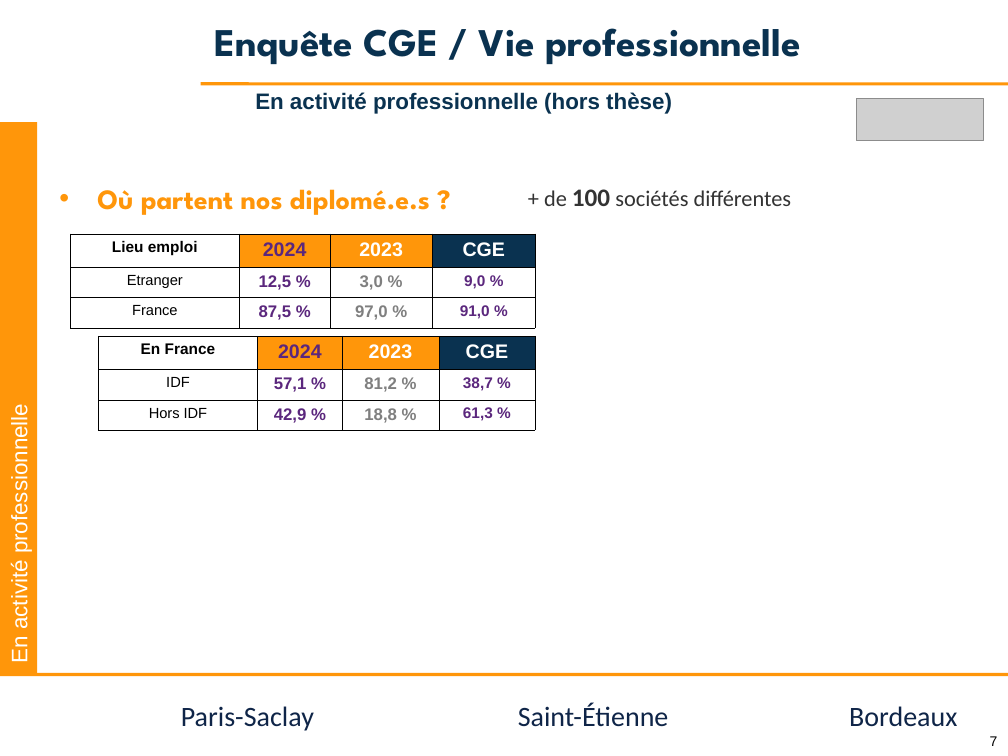
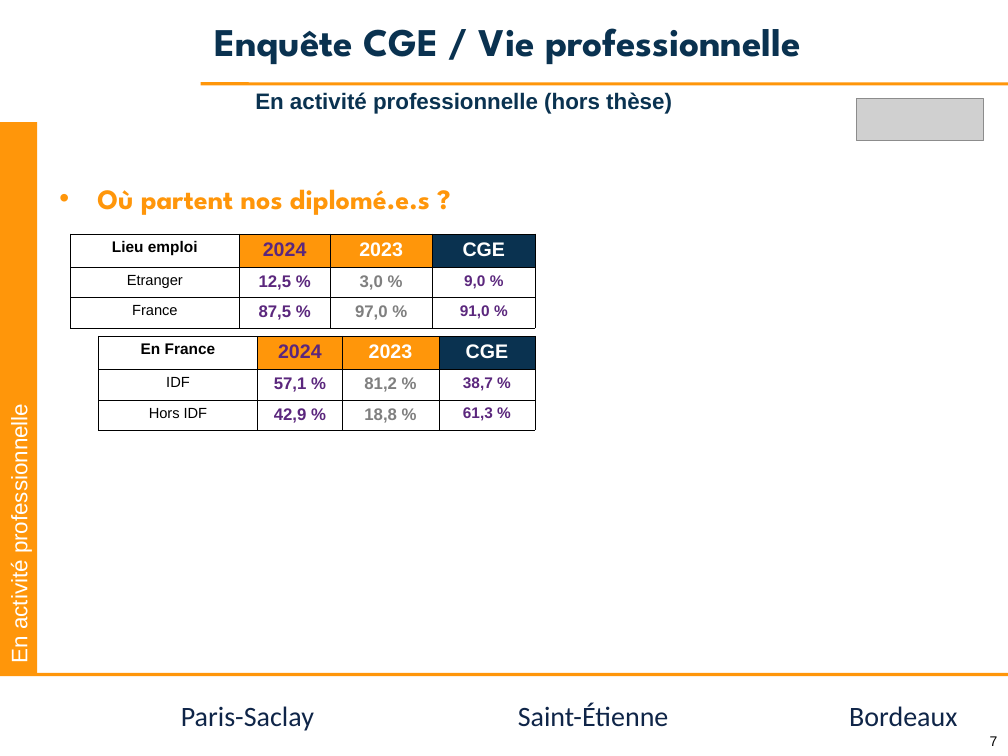
Before and after one commit to jvillemejane/jvillemejane, a slide deck: slide 7 of Presentations/2024_COPERF_CGE.pptx. Drawn at 1008x756 pixels with LibreOffice and Linux fonts; fonts in the diff are those of the drawing; grey boxes stand for pictures; background and template pictures are left out. Boxes give left, top, right and bottom in pixels: in the first picture for what was removed or moved away, otherwise in the second. Text is boxed around its words. In the diff, an @@ line names an element or a change of style, - is before the commit and + after.

```diff
--- a/Presentations/2024_COPERF_CGE.pptx
+++ b/Presentations/2024_COPERF_CGE.pptx
@@ text removed at <box>544,189,792,206</box> @@
-+ de 100 sociétés différentes
```
Also in this commit, not shown: 2 other slides changed, 1 other file.
